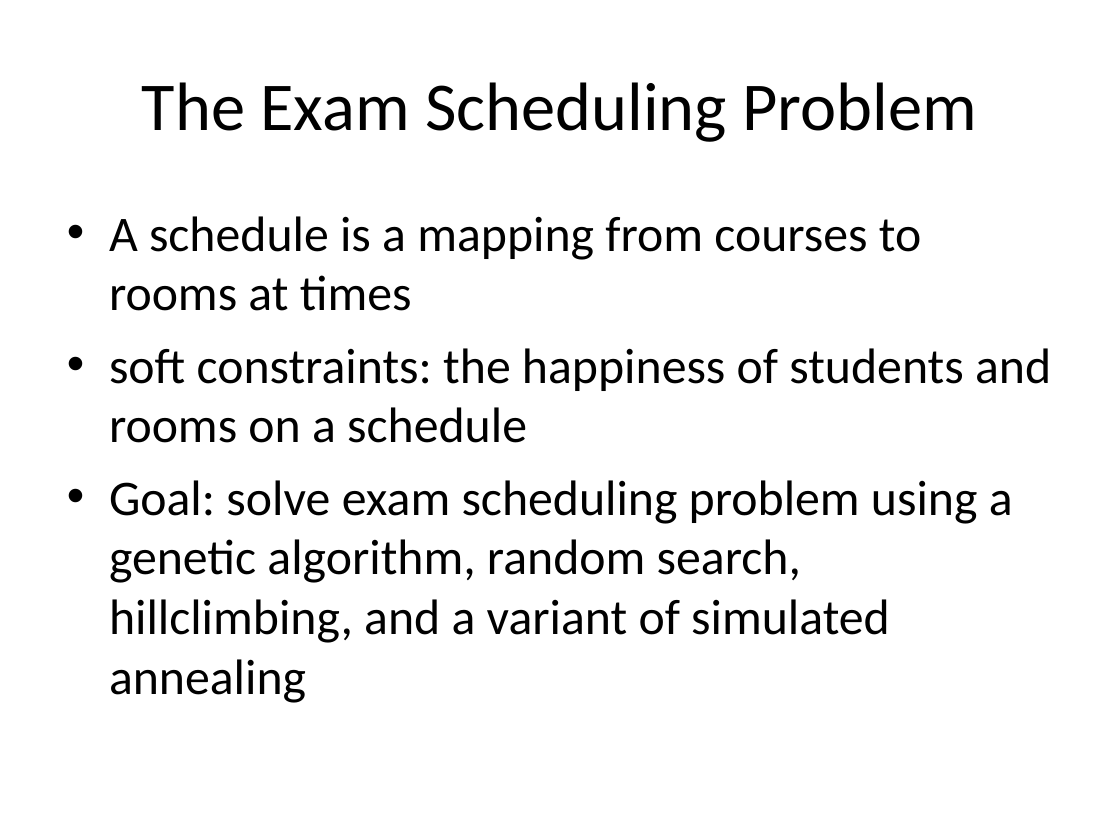
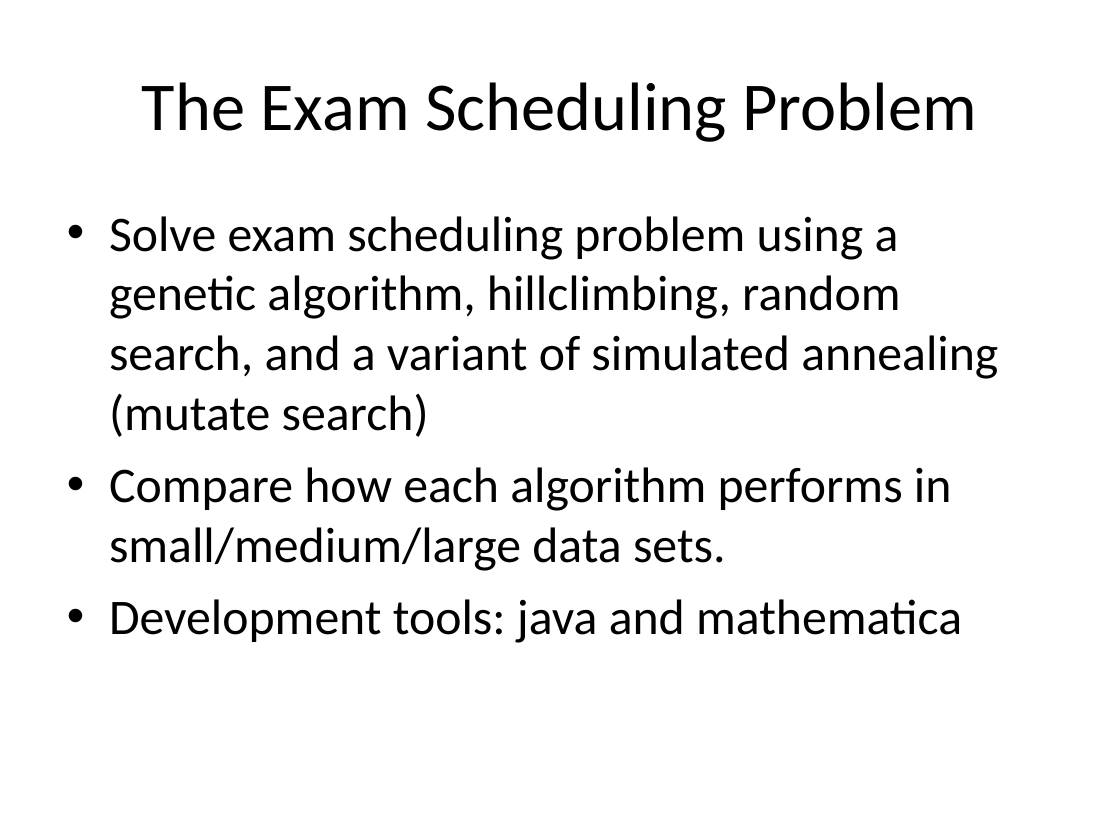
Before and after one commit to akokcam/csc384-genetic-algorithms-project, a slide deck: slide 1 of GA_TestBench/Data Files/presentation.ppt. Drawn at 1120x840 pixels with LibreOffice and Linux fonts; fonts in the diff are those of the drawing. Boxes give left, top, right and bottom in pixels: in the first picture for what was removed or moved away, otherwise in the second. Text is boxed around its words. In the diff, an @@ line names an element or a change of style, - is before the commit and + after.

```diff
--- a/GA_TestBench/Data Files/presentation.ppt
+++ b/GA_TestBench/Data Files/presentation.ppt
@@ text at <box>109,216,998,643</box>: text changed @@
-• A schedule is a mapping from courses to rooms at times
-• soft constraints: the happiness of students and rooms on a schedule
-• Goal: solve exam scheduling problem using a genetic algorithm, random search, hillclimbing, and a variant of simulated annealing
+• Solve exam scheduling problem using a genetic algorithm, hillclimbing, random search, and a variant of simulated annealing (mutate search)
+• Compare how each algorithm performs in small/medium/large data sets.
+• Development tools: java and mathematica
```
Also in this commit, not shown: 1 other slide changed, 3 slides added, 3 slides removed.
